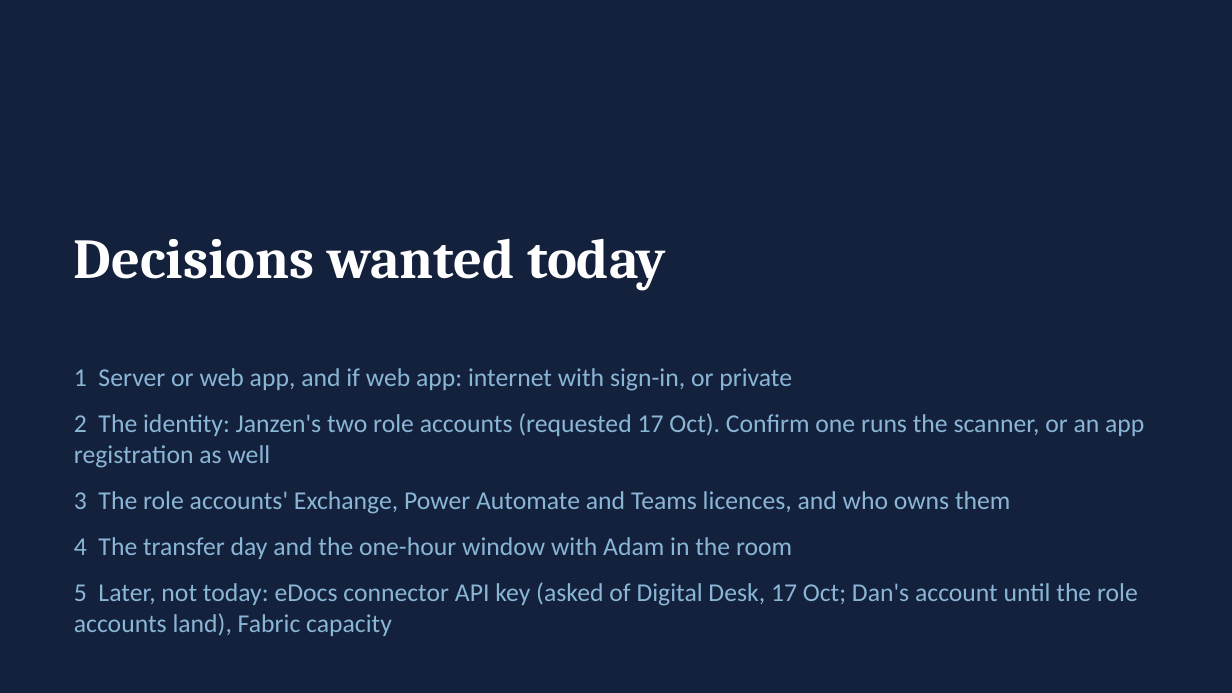
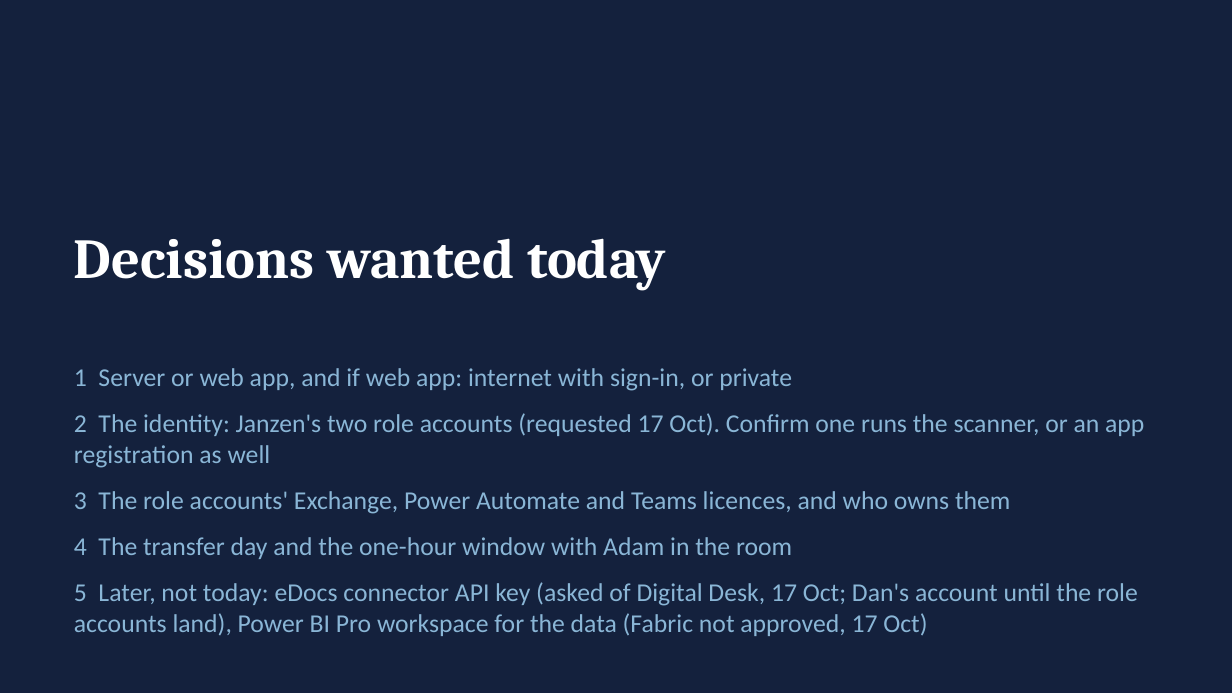
Before and after one commit to dplant494-svg/Dans-projects, a slide deck: slide 13 of SACRED-TRANSFER-DECK-2026-10.pptx. Drawn at 1232x693 pixels with LibreOffice and Linux fonts; fonts in the diff are those of the drawing. Boxes give left, top, right and bottom in pixels: in the first picture for what was removed or moved away, otherwise in the second. Text is boxed around its words. In the diff, an @@ line names an element or a change of style, - is before the commit and + after.

```diff
--- a/SACRED-TRANSFER-DECK-2026-10.pptx
+++ b/SACRED-TRANSFER-DECK-2026-10.pptx
@@ text at [74,582,1138,636]: text changed @@
-5 Later, not today: eDocs connector API key (asked of Digital Desk, 17 Oct; Dan's account until the role accounts land), Fabric capacity
+5 Later, not today: eDocs connector API key (asked of Digital Desk, 17 Oct; Dan's account until the role accounts land), Power BI Pro workspace for the data (Fabric not approved, 17 Oct)
```
Also in this commit, not shown: 2 other slides changed, 4 other files.
